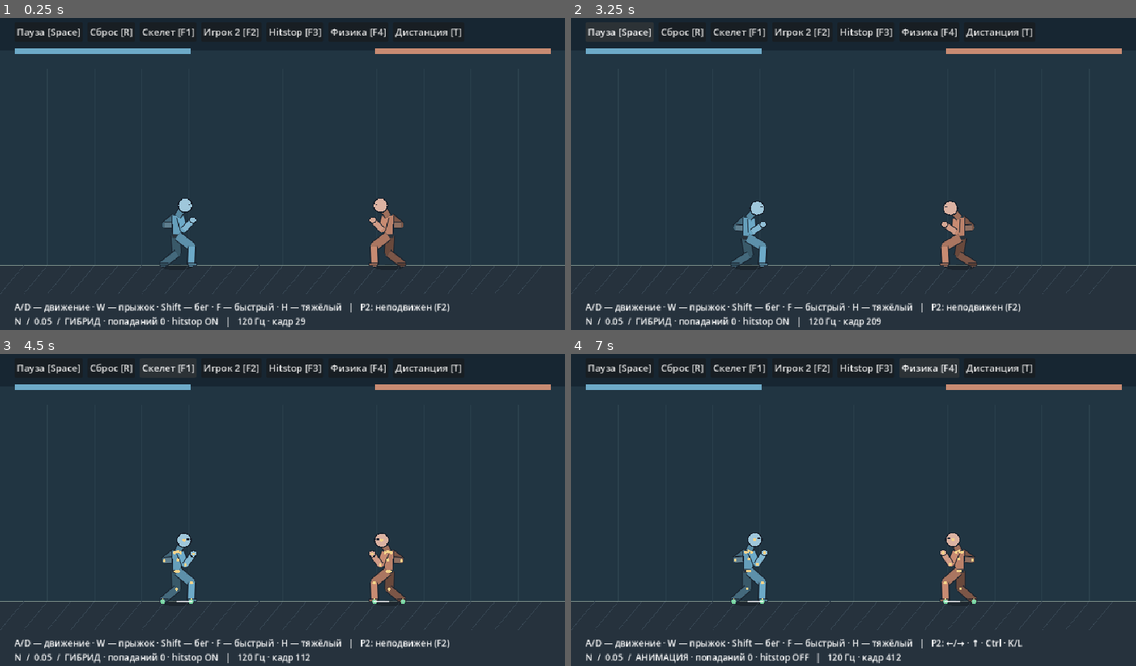
Above: before the commit, frames 1-4 (two rows, left to right).
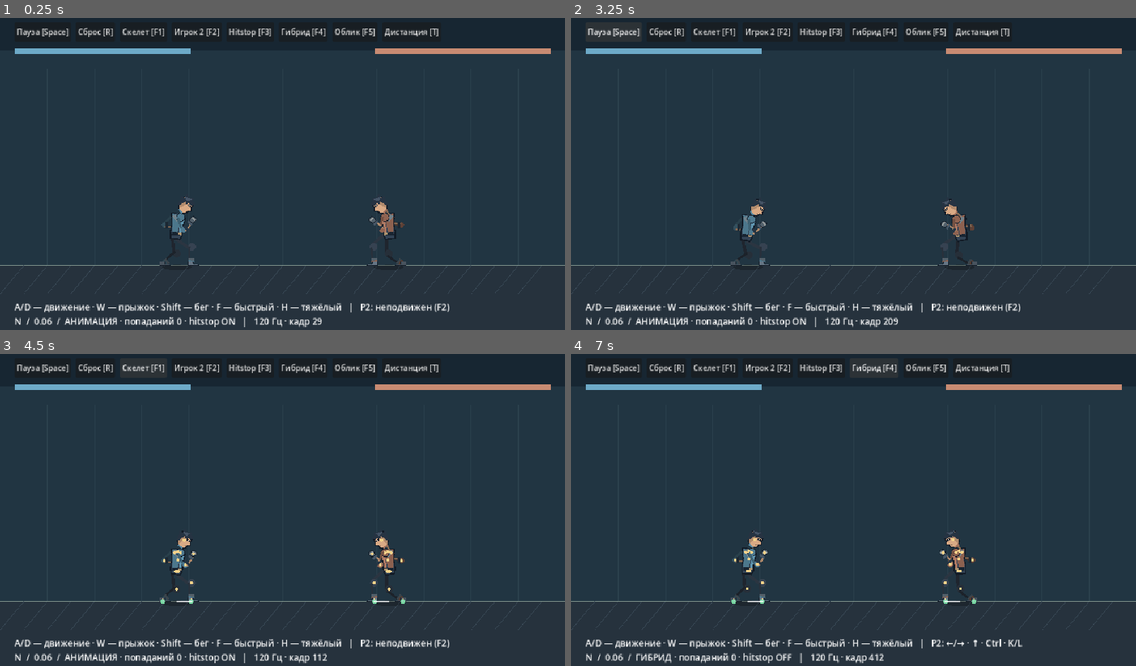
Above: after the commit, the same moments.

Repository: Mefits/pixelfxGadot
Game: Godot game, scene res://game/arena.tscn
Two runs of this game, one before a commit and one after it. Both use one fixed random seed, a clock stepped at 60 frames per second and the inputs below.
Inputs (mouse positions are in pixels of both pictures, inside the frame that each line leads up to):
- Up to frame 1 (0.25 s): no input
- Up to frame 2 (3.25 s): click (926, 30) at 0.5 s, where only the run after the commit has a clickable "Облик [F5]"; click "Пауза [Space]" at 1.25 s; click (921, 30) at 2 s, where only the run after the commit has a clickable "Облик [F5]"; click "Пуск [Space]" at 2.75 s
- Up to frame 3 (4.5 s): click "Сброс [R]" at 3.5 s; click "Скелет [F1]" at 4.25 s
- Up to frame 4 (7 s): click "Игрок 2 [F2]" at 5 s; click "Hitstop [F3]" at 5.75 s; click "Физика [F4]" (after the commit: "Гибрид [F4]") at 6.5 s

The runs differ from the first frame. In frame 1, 3.2% of the frame differs, in the area x 3-82%, y 3-100%; in frame 2, 3.2%; in frame 3, 3.1%; in frame 4, 3.2%.

Commit message:
N 0.06: freeze experimental hybrid and add provisional articulated fighter skin

Diff:
--- a/game/arena.gd
+++ b/game/arena.gd
@@ -1,6 +1,8 @@
 extends Node2D
 const WORLD=preload("res://game/world.gd")
 const M=preload("res://game/motor.gd")
+const SKIN=preload("res://game/fighter_skin.gd")
+var artistic:bool=true
 var world=WORLD.new()
 var paused:bool=false
 var debug:bool=false
@@ -14,6 +16,7 @@
     toolbar=HBoxContainer.new()
     toolbar.position=Vector2(24,16)
     toolbar.theme=theme0
+    theme0.default_font_size=13
     toolbar.add_theme_constant_override("separation",8)
     add_child(toolbar)
     pause_button=_button("Пауза [Space]",_pause)
@@ -21,7 +24,8 @@
     _button("Скелет [F1]",func():debug=not debug;queue_redraw())
     _button("Игрок 2 [F2]",_toggle_second)
     _button("Hitstop [F3]",_toggle_hitstop)
-    _button("Физика [F4]",_toggle_hybrid)
+    _button("Гибрид [F4]",_toggle_hybrid)
+    _button("Облик [F5]",_toggle_skin)
     _button("Дистанция [T]",_close_reset)
     hud=Label.new()
     hud.position=Vector2(24,490)
@@ -55,6 +59,10 @@
     world.rig_a.sample(world.a)
     world.rig_b.sample(world.b)
     queue_redraw()
+func _toggle_skin()->void:
+    artistic=not artistic
+    queue_redraw()
+    _hud()
 func _toggle_hybrid()->void:
     world.hybrid_enabled=not world.hybrid_enabled
     _hud()
@@ -73,6 +81,7 @@
         KEY_F2:_toggle_second()
         KEY_F3:_toggle_hitstop()
         KEY_F4:_toggle_hybrid()
+        KEY_F5:_toggle_skin()
         KEY_T:_close_reset()
 func _held(key:Key)->bool:return Input.is_physical_key_pressed(key)
 func _physics_process(dt:float)->void:
@@ -83,7 +92,7 @@
     _hud()
     queue_redraw()
 func _hud()->void:
-    hud.text="A/D — движение · W — прыжок · Shift — бег · F  …(77 unchanged characters)… "P2: ←/→ · ↑ · Ctrl · K/L")+"\nN  /  0.05  /  "+("ГИБРИД" if world.hybrid_enabled …(177 unchanged characters)…
+    hud.text="A/D — движение · W — прыжок · Shift — бег · F  …(77 unchanged characters)… "P2: ←/→ · ↑ · Ctrl · K/L")+"\nN  /  0.06  /  "+("ГИБРИД" if world.hybrid_enabled …(177 unchanged characters)…
 func _segment(a:Vector2,b:Vector2,width:float,c:Color)->void:
     draw_line(a,b,Color("#17202b"),width+3,true)
     draw_line(a,b,c,width,true)
@@ -104,19 +113,22 @@
     draw_set_transform(Vector2(m.pos.x,M.FLOOR+3),0,Vector2(1,.19))
     draw_circle(Vector2.ZERO,25,Color(0,0,0,.24))
     draw_set_transform(Vector2.ZERO)
-    _limbs(p,"far",c.darkened(.38),m.facing)
-    var hips:Vector2=p.hips
-    var chest:Vector2=p.chest
-    var normal:Vector2=(chest-hips).normalized().orthogonal()
-    draw_colored_polygon(PackedVector2Array([chest-normal*11,chest+normal*11,hips+normal*8,hips-normal*8]),Color("#182331"))
-    draw_colored_polygon(PackedVector2Array([chest-normal*9,chest+normal*9,hips+normal*6,hips-normal*6]),c.darkened(.07))
-    draw_line(hips-normal*7,hips+normal*7,Color("#29323b"),5,true)
-    _limbs(p,"near",c,m.facing)
-    _segment(chest,p.head,9,c.darkened(.2))
-    draw_circle(p.head,13,Color("#17202b"))
-    draw_circle(p.head,11,c.lightened(.34))
-    var eye:Vector2=p.head+Vector2(5*m.facing,-2)
-    draw_line(eye,eye+Vector2(4*m.facing,0),Color("#202633"),2)
+    if artistic:
+        SKIN.draw(self,p,m.facing,c)
+    else:
+        _limbs(p,"far",c.darkened(.38),m.facing)
+        var hips:Vector2=p.hips
+        var chest:Vector2=p.chest
+        var normal:Vector2=(chest-hips).normalized().orthogonal()
+        draw_colored_polygon(PackedVector2Array([chest-normal*11,chest+normal*11,hips+normal*8,hips-normal*8]),Color("#182331"))
+        draw_colored_polygon(PackedVector2Array([chest-normal*9,chest+normal*9,hips+normal*6,hips-normal*6]),c.darkened(.07))
+        draw_line(hips-normal*7,hips+normal*7,Color("#29323b"),5,true)
+        _limbs(p,"near",c,m.facing)
+        _segment(chest,p.head,9,c.darkened(.2))
+        draw_circle(p.head,13,Color("#17202b"))
+        draw_circle(p.head,11,c.lightened(.34))
+        var eye:Vector2=p.head+Vector2(5*m.facing,-2)
+        draw_line(eye,eye+Vector2(4*m.facing,0),Color("#202633"),2)
     if debug:
         for key in p:draw_circle(p[key],2.6,Color("#f3d38a"))
         if m.grounded:
--- /dev/null
+++ b/game/fighter_skin.gd
@@ -0,0 +1,87 @@
+extends RefCounted
+## Provisional original articulated vector skin. Draw-only consumer of rig points.
+## No changes to hit geometry, motor, animation or physics.
+const INK=Color("#121b26")
+const SKIN=Color("#d9aa85")
+const HAIR=Color("#263342")
+static func poly(c:CanvasItem,pts:Array,color:Color)->void:
+    c.draw_colored_polygon(PackedVector2Array(pts),color)
+static func shape(c:CanvasItem,origin:Vector2,axis:Vector2,face:float,pts:Array,color:Color)->void:
+    var normal:=Vector2(axis.y,-axis.x)*face
+    var vertices:=PackedVector2Array()
+    for p in pts:vertices.append(origin+normal*float(p.x)+axis*float(p.y))
+    c.draw_colored_polygon(vertices,color)
+static func limb(c:CanvasItem,a:Vector2,b:Vector2,wa:float,wb:float,color:Color)->void:
+    var axis:Vector2=(b-a).normalized()
+    if axis.length_squared()<.001:return
+    var n:=Vector2(-axis.y,axis.x)
+    poly(c,[a-n*(wa+1),a-axis*2,b-axis*0-n*(wb+1),b+axis*2,b+n*(wb+1),a+n*(wa+1)],INK)
+    poly(c,[a-n*wa,a-axis*.5,b-n*wb,b+axis,b+n*wb,a+n*wa],color)
+    poly(c,[a+n*wa*.35,b+n*wb*.3,b+n*wb,a+n*wa],color.darkened(.20))
+static func band(c:CanvasItem,a:Vector2,b:Vector2,t:float,width:float,color:Color)->void:
+    var axis:Vector2=(b-a).normalized()
+    var n:=Vector2(-axis.y,axis.x)
+    var p:Vector2=a.lerp(b,t)
+    poly(c,[p-n*width-axis*2,p+n*width-axis*2,p+n*width+axis*2,p-n*width+axis*2],color)
+static func leg(c:CanvasItem,p:Dictionary,side:String,face:float,accent:Color,shade:float)->void:
+    var a:Vector2=p["thigh_"+side]
+    var k:Vector2=p["knee_"+side]
+    var f:Vector2=p["foot_"+side]
+    var pants:=Color("#364251").darkened(shade)
+    limb(c,a,k,9,6.7,pants)
+    c.draw_circle(k,6.6,pants)
+    limb(c,k,f,6.5,4.5,pants.darkened(.08))
+    band(c,k,f,.72,5,Color("#53606a").darkened(shade))
+    band(c,k,f,.84,4.8,accent.darkened(.30+shade))
+    shape(c,f,Vector2.DOWN,face,[Vector2(-6,-5),Vector2(4,-5),Vector2(5,-1),Vector2(12,0),Vector2(14,2),Vector2(-6,2)],INK)
+    shape(c,f,Vector2.DOWN,face,[Vector2(-5,-4),Vector2(3,-4),Vector2(4,0),Vector2(11,0),Vector2(12,1),Vector2(-5,1)],Color("#657584").darkened(shade))
+static func arm(c:CanvasItem,p:Dictionary,side:String,accent:Color,shade:float)->void:
+    var a:Vector2=p["shoulder_"+side]
+    var e:Vector2=p["elbow_"+side]
+    var h:Vector2=p["hand_"+side]
+    var sleeve:Color=accent.darkened(.28+shade)
+    var forearm:Color=SKIN.darkened(shade)
+    c.draw_circle(a,7.5,INK)
+    c.draw_circle(a,6.3,sleeve)
+    limb(c,a,e,7,5,sleeve)
+    c.draw_circle(e,5,sleeve)
+    limb(c,e,h,4.9,3.8,forearm)
+    band(c,e,h,.18,5.2,Color("#263544").darkened(shade))
+    band(c,e,h,.68,4.6,Color("#465666").darkened(shade))
+    var axis:Vector2=(h-e).normalized()
+    var n:=Vector2(-axis.y,axis.x)
+    poly(c,[h-axis*5-n*4,h+axis*2-n*6,h+axis*6-n*3,h+axis*6+n*3,h+axis*2+n*5,h-axis*5+n*4],INK)
+    poly(c,[h-axis*4-n*3,h+axis*2-n*5,h+axis*5-n*2,h+axis*5+n*2,h+axis*2+n*4,h-axis*4+n*3],Color("#53616c").darkened(shade))
+    c.draw_line(h+axis*2-n*3,h+axis*2+n*3,Color("#a5a9a7").darkened(shade),1,true)
+static func body(c:CanvasItem,p:Dictionary,face:float,accent:Color)->void:
+    var hip:Vector2=p.hips
+    var chest:Vector2=p.chest
+    var axis:Vector2=(hip-chest).normalized()
+    shape(c,chest,axis,face,[Vector2(-12,-5),Vector2(10,-5),Vector2(14,4),Vector2(10,20),Vector2(10,34),Vector2(6,41),Vector2(-11,39),Vector2(-12,27),Vector2(-10,12)],INK)
+    shape(c,chest,axis,face,[Vector2(-10,-4),Vector2(9,-4),Vector2(12,4),Vector2(8,20),Vector2(8,33),Vector2(5,38),Vector2(-9,37),Vector2(-10,27),Vector2(-8,12)],Color("#334355"))
+    shape(c,chest,axis,face,[Vector2(-10,-4),Vector2(-2,-3),Vector2(4,12),Vector2(1,28),Vector2(-8,28),Vector2(-8,12)],accent.darkened(.30))
+    shape(c,chest,axis,face,[Vector2(9,-4),Vector2(12,4),Vector2(8,20),Vector2(8,28),Vector2(3,28),Vector2(5,10),Vector2(0,0)],accent.darkened(.12))
+    shape(c,chest,axis,face,[Vector2(-8,28),Vector2(8,28),Vector2(9,33),Vector2(-9,33)],Color("#182431"))
+    shape(c,chest,axis,face,[Vector2(2,29),Vector2(8,29),Vector2(8,32),Vector2(2,32)],Color("#ad9470"))
+    shape(c,chest,axis,face,[Vector2(-9,1),Vector2(-4,-3),Vector2(2,8),Vector2(-1,10)],Color("#71818a"))
+    shape(c,chest,axis,face,[Vector2(1,-4),Vector2(6,-5),Vector2(10,0),Vector2(4,8),Vector2(1,8)],Color("#88969a"))
+static func head(c:CanvasItem,p:Dictionary,face:float,accent:Color)->void:
+    var h:Vector2=p.head
+    var axis:Vector2=(p.chest-h).normalized()
+    limb(c,p.chest,h,5,4,SKIN.darkened(.22))
+    shape(c,h,axis,face,[Vector2(-12,-11),Vector2(-6,-15),Vector2(5,-15),Vector2(12,-9),Vector2(12,-2),Vector2(15,2),Vector2(11,4),Vector2(10,10),Vector2(4,14),Vector2(-6,12),Vector2(-11,6)],INK)
+    shape(c,h,axis,face,[Vector2(-10,-10),Vector2(-5,-13),Vector2(4,-13),Vector2(10,-8),Vector2(10,-2),Vector2(13,2),Vector2(9,4),Vector2(8,9),Vector2(3,12),Vector2(-5,10),Vector2(-9,5)],SKIN)
+    shape(c,h,axis,face,[Vector2(-10,-10),Vector2(-5,-13),Vector2(4,-13),Vector2(1,-4),Vector2(-3,5),Vector2(-5,10),Vector2(-9,5)],SKIN.darkened(.18))
+    shape(c,h,axis,face,[Vector2(-13,-5),Vector2(-15,-10),Vector2(-8,-10),Vector2(-9,-18),Vector2(-1,-15),Vector2(5,-19),Vector2(6,-14),Vector2(13,-11),Vector2(9,-6),Vector2(4,-7),Vector2(0,-3),Vector2(-3,-7),Vector2(-7,3),Vector2(-11,6)],HAIR)
+    shape(c,h,axis,face,[Vector2(-9,-12),Vector2(-1,-14),Vector2(4,-16),Vector2(0,-9),Vector2(-4,-9)],Color("#445365"))
+    shape(c,h,axis,face,[Vector2(3,-5),Vector2(10,-5),Vector2(9,-2),Vector2(4,-2)],INK)
+    shape(c,h,axis,face,[Vector2(5,-4),Vector2(9,-4),Vector2(8,-3),Vector2(5,-3)],Color("#e7ded0"))
+    shape(c,h,axis,face,[Vector2(6,6),Vector2(9,6),Vector2(8,7),Vector2(5,7)],SKIN.darkened(.48))
+    shape(c,h,axis,face,[Vector2(-5,10),Vector2(4,12),Vector2(4,15),Vector2(-5,13)],accent.darkened(.18))
+static func draw(c:CanvasItem,p:Dictionary,face:int,accent:Color)->void:
+    leg(c,p,"far",face,accent,.29)
+    arm(c,p,"far",accent,.25)
+    leg(c,p,"near",face,accent,0)
+    body(c,p,face,accent)
+    head(c,p,face,accent)
+    arm(c,p,"near",accent,0)
--- a/game/world.gd
+++ b/game/world.gd
@@ -8,7 +8,7 @@
 var freeze:int=0
 var frozen_ticks:int=0
 var hitstop_enabled:bool=true
-var hybrid_enabled:bool=true
+var hybrid_enabled:bool=false
 var last_lever:float=0
 var last_contact:=Vector2.ZERO
 var a=M.new(300,1)
--- a/tests/hybrid.gd
+++ b/tests/hybrid.gd
@@ -45,7 +45,9 @@
     check(peaks.y>peaks.x*1.6 and peaks.y>peaks.w*2,"Strength and contact height affect torque")
     check(peak_head_tick>peak_chest_tick and peaks.z>head_at_chest_peak,"Head lags torso")
     check(strong.angles.length()<.03 and strong.speeds.length()<.2,"Settles without runaway")
+    check(not W.new().hybrid_enabled,"Authored response is default")
     var w=close_world()
+    w.hybrid_enabled=true
     var baseline=close_world()
     baseline.hybrid_enabled=false
     var support:Array[Vector2]=w.a.feet.duplicate()
--- a/tests/visual.gd
+++ b/tests/visual.gd
@@ -38,6 +38,10 @@
         scene.queue_redraw()
         await capture(name+"/frame_%03d"%frame)
     if scene.world.hits!=1:push_error("Impact capture missed: "+name);quit(1)
+func check_skin(scene,state:Dictionary,tick0:int)->void:
+    if scene.world.ticks!=tick0 or scene.world.rig_a.points!=state:
+        push_error("Skin altered simulation")
+        quit(1)
 func _run()->void:
     root.size=Vector2i(960,540)
     DirAccess.make_dir_recursive_absolute("res://reports")
@@ -81,6 +85,16 @@
     await impact_sequence(scene,"heavy_hybrid",true,true)
     await impact_sequence(scene,"heavy_authored",false,true)
     await impact_sequence(scene,"jab_hybrid",true,false)
+    await impact_sequence(scene,"jab_authored",false,false)
+    scene.artistic=false
+    await impact_sequence(scene,"heavy_mannequin",false,true)
+    scene.artistic=true
+    var state:Dictionary=scene.world.rig_a.points.duplicate(true)
+    var tick0:int=scene.world.ticks
+    scene._toggle_skin()
+    check_skin(scene,state,tick0)
+    scene._toggle_skin()
+    check_skin(scene,state,tick0)
     scene._pause()
     if not scene.paused:quit(1);return
     scene._reset()
Not shown, changed: docs/CHECKPOINT.md
Not shown, changed: docs/PLAN.md
